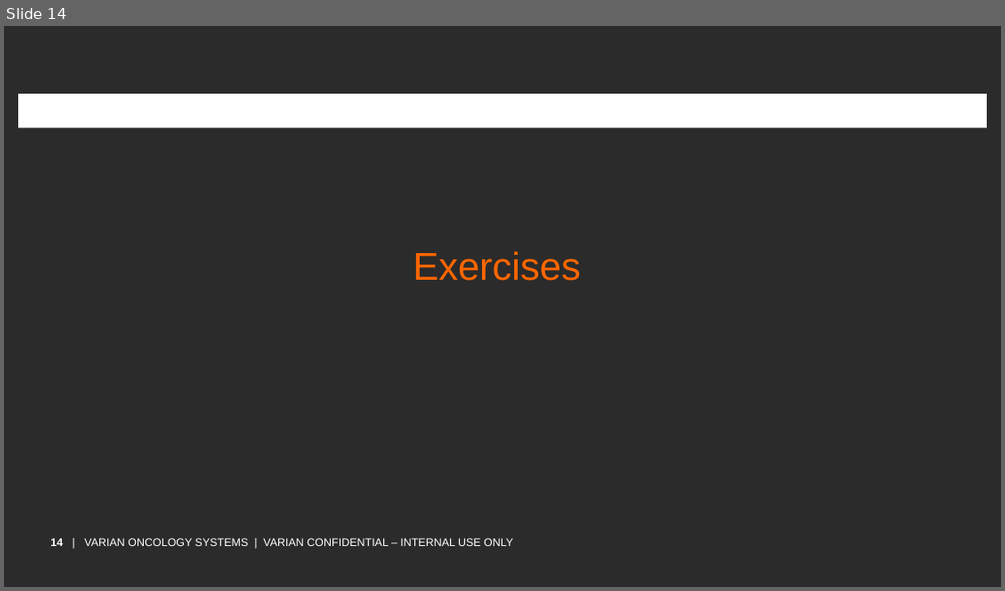
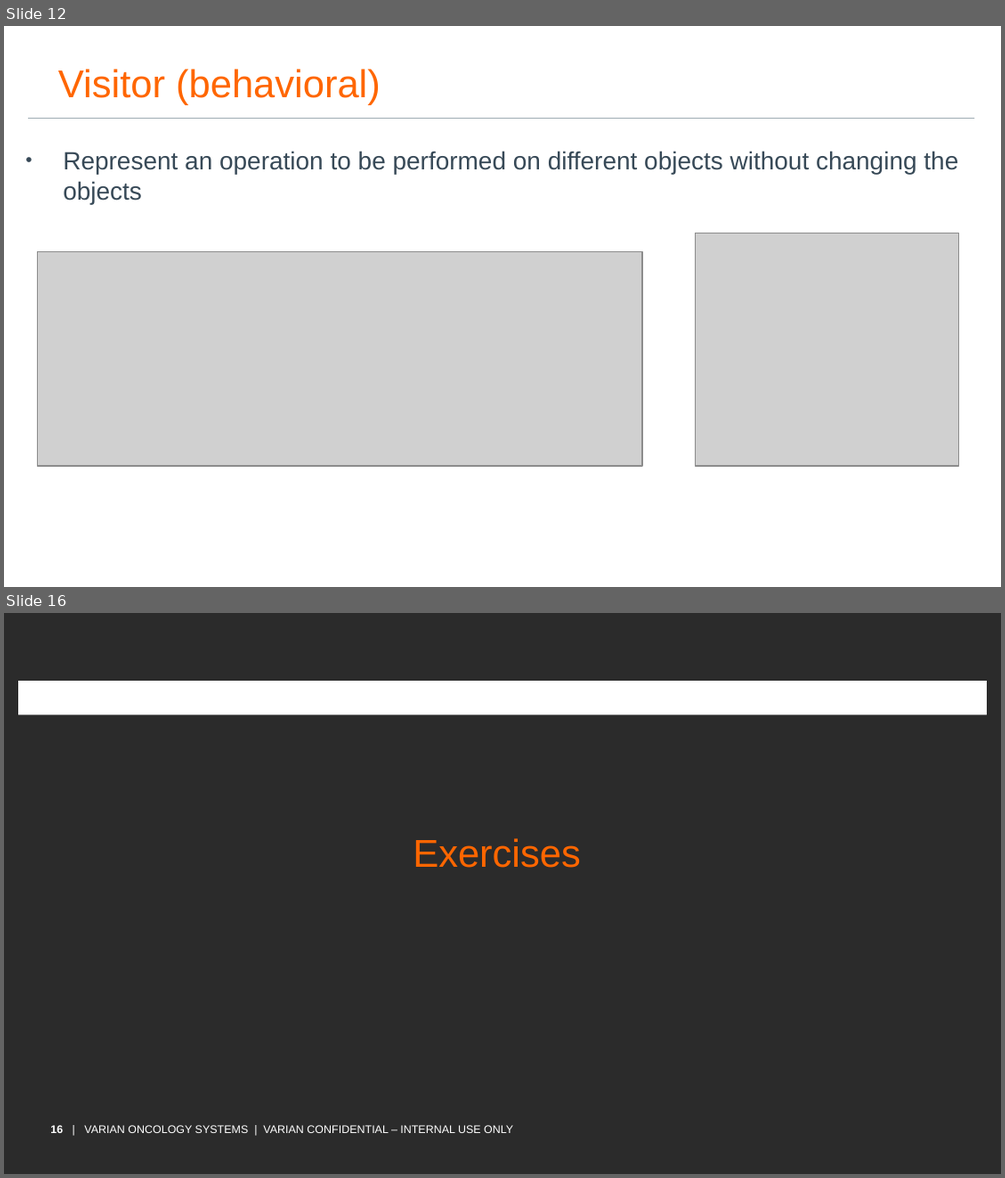
Before and after one commit to PlumpMath/DesignPatterns-230, a slide deck: Presentation/Design Patterns Official.pptx. Shown one above the other, each under a label of ours: slide 14 before the commit, slides 12 and 16 after it; the slides between them are not shown. The pictures are 1005x591 and 1005x1178 pixels, drawn with LibreOffice and Linux fonts; fonts in the diff are those of the drawing; grey boxes stand for pictures; background and template pictures are left out; a plain dark background stands for a picture behind light text. Boxes give left, top, right and bottom in pixels: in the first picture for what was removed or moved away, otherwise in the second. Text is boxed around its words. In the diff, an @@ line names an element or a change of style, - is before the commit and + after.

```diff
--- a/Presentation/Design Patterns Official.pptx
+++ b/Presentation/Design Patterns Official.pptx
@@ slide 12 added at <box>4,26,1001,587</box>, background picture (left out); not listed: 1 template element that a slide beside it also shows @@
@@ title added at <box>58,69,380,105</box>, 28 pt, text #FF6600 @@
+Visitor (behavioral)
@@ line added from (28, 118) to (974, 118), #9EABB2 0.5 pt @@
@@ text added at <box>63,151,958,204</box>, 18 pt, text #374957 @@
+• Represent an operation to be performed on different objects without changing the objects
@@ picture added at <box>695,233,959,466</box> @@
@@ picture added at <box>38,252,643,466</box> @@
@@ what was slide 14 is now slide 16 @@
@@ text at <box>50,1125,513,1133</box>: text changed @@
-14 | VARIAN ONCOLOGY SYSTEMS | VARIAN CONFIDENTIAL – INTERNAL USE ONLY
+16 | VARIAN ONCOLOGY SYSTEMS | VARIAN CONFIDENTIAL – INTERNAL USE ONLY
```
Also in this commit, not shown: 5 slides changed, 5 other slides added, 4 slides removed, 11 other files.
